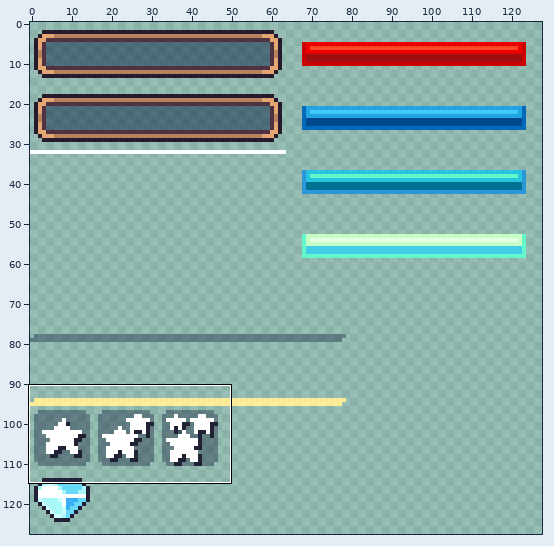
Two states of a sprite sheet, Platformer/Content/hud.png. The first picture is a wide view before the edit; the outline marks the close-up.
Close-up. As it was:
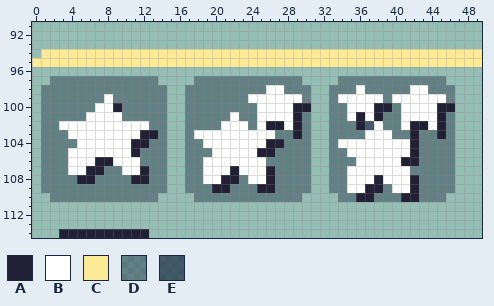
The file is 128x128 pixels. Shown: x 0..49, y 91..114.
Palette (. is transparent): A #222034  B #ffffff  C #ffea98  D #0917345d  E #09173498
Pixels before, first column x 0:
 94 .CCCCCCCCCCCCCCCCCCCCCCCCCCCCCCCCCCCCCCCCCCCCCCCCC
 95 CCCCCCCCCCCCCCCCCCCCCCCCCCCCCCCCCCCCCCCCCCCCCCCCCC
 96 ..................................................
 97 ..DDDDDDDDDDDD....DDDDDDDDDDDD....DDDDDDDDDDDD....
 98 .DDDDDDDDDDDDDD..DDDDDDDDDBBDDD..DDDBDDDDDBBDDD...
 99 .DDDDDDDBDDDDDD..DDDDDDDBBBBBBD..DBBBBBDBBBBBBD...
100 .DDDDDDBBADDDDD..DDDDDDDDBBBBAA..DDBBBAADBBBBAA...
101 .DDDDDBBBBDDDDD..DDDDDBDDBBBBAD..DDBABADDBBBBAD...
102 .DDBBBBBBBBBBDD..DDDDBBBDBAABAD..DDDAEBDDBAABAD...
103 .DDDBBBBBBBBAAD..DBBBBBBBBBDDAD..DDDDBBBDDADDAD...
104 .DDDDBBBBBBAADD..DDBBBBBBBAADDD..DBBBBBBBBADDDD...
105 .DDDBBBBBBBADDD..DDDBBBBBAADDDD..DDBBBBBBBADDDD...
106 .DDDBBBAABBBDDD..DDBBBBBBBDDDDD..DDDBBBBBAADDDD...
107 .DDDBBAADDBBADD..DDBBBABBBADDDD..DDBBBBBBBDDDDD...
108 .DDDDAADDDDAADD..DDBBAADBBADDDD..DDBBBABBBADDDD...
109 .DDDDDDDDDDDDDD..DDDAADDDAADDDD..DDBBAADBBADDDD...
110 ..DDDDDDDDDDDD....DDDDDDDDDDDD....DDAADDDAADDD....
111 ..................................................
112 ..................................................
113 ..................................................
114 ...AAAAAAAAAA.....................................
New version:
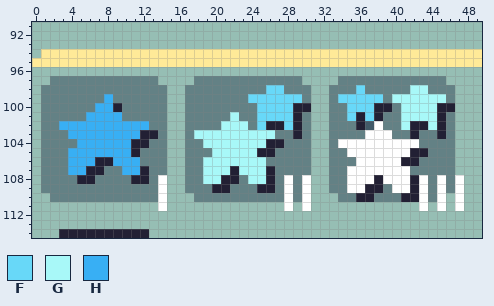
Colours new in this view: F #68d8f8  G #a8f8f8  H #38aff4
Edits made:
Changed rows in their new state; - is an unchanged pixel.
first column x 3:
 98 -----------------------FF--------F-----GG----
 99 -----H---------------FFFFFF----FFFFF-GGGGGG--
100 ----HH----------------FFFF------FFF---GGGG---
101 ---HHHH------------G--FFFF------F-F---GGGG---
102 HHHHHHHHHH--------GGG-F--F------------G--G---
103 -HHHHHHHH------GGGGGGGGG---------------------
104 --HHHHHH--------GGGGGGG----------------B-----
105 -HHHHHHH---------GGGGG------------------A----
106 -HHH--HHH-------GGGGGGG----------------------
107 -HH----HH-------GGG-GGG----------------------
108 -----------B----GG---GG--B-B------------B-B-B
109 -----------B-------------B-B------------B-B-B
110 -----------B-------------B-B------------B-B-B
111 -----------B-------------B-B------------B-B-B
